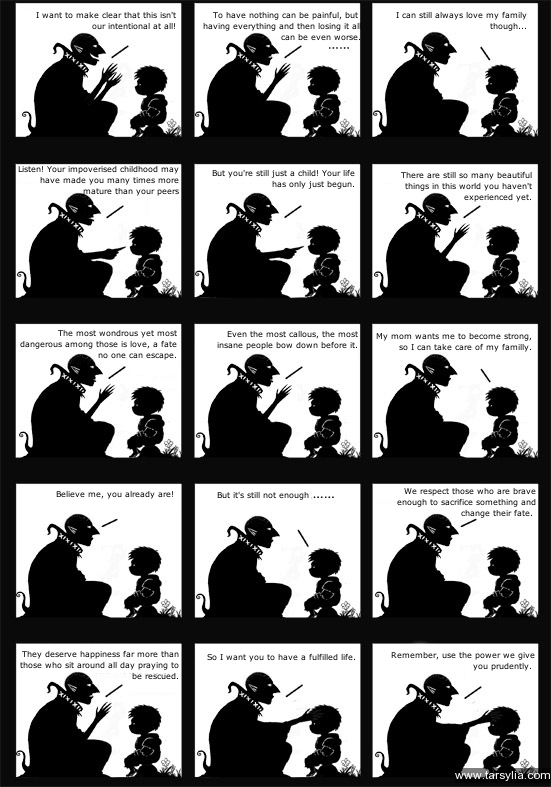
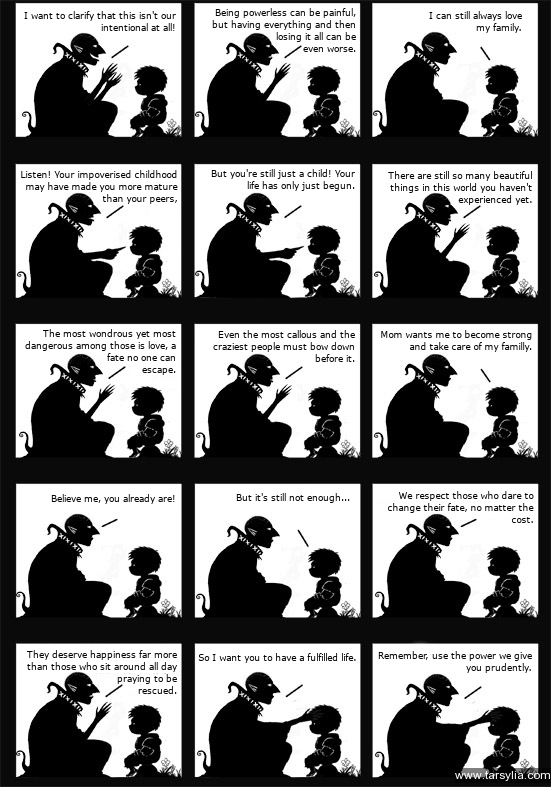
The second 551 × 787 image is a revision of the first. Changes to its layers:
renamed "I want to make clear that this..." to "I want to clarify that this is...", painted on it over (24, 11, 176, 31)
renamed "To have nothing can be painful..." to "Being powerless can be painful...", painted on it over (203, 8, 361, 52)
painted on "I can still always love my fam..." over (396, 11, 527, 33)
painted on "Listen! Your impoverised child..." over (18, 165, 179, 204)
painted on "But you're still just a child!..." over (211, 169, 355, 191)
painted on "There are still so many beauti..." over (388, 171, 532, 205)
painted on "The most wondrous yet most dan..." over (20, 329, 177, 375)
renamed "Even the most callous, the mos..." to "Even the most callous and the ...", painted on it over (213, 330, 358, 362)
renamed "My mom wants me to become stro..." to "Mom wants me to become strong ...", painted on it over (376, 330, 532, 352)
painted on "Believe me, you already are!" over (51, 490, 175, 504)
renamed "But it's still not enough" to "But it's still not enough...", painted on it over (217, 491, 350, 503)
renamed "We respect those who are brave..." to "We respect those who dare to c...", painted on it over (388, 487, 536, 523)
painted on "They deserve happiness far mor..." over (20, 650, 179, 694)
painted on "So I want you to have a fulfil..." over (198, 653, 356, 663)
painted on "Remember, use the power we giv..." over (378, 651, 535, 673)
painted on "tales-of-tarsylia-chapter02-qiyue-05.jpg" over (312, 44, 351, 503)
